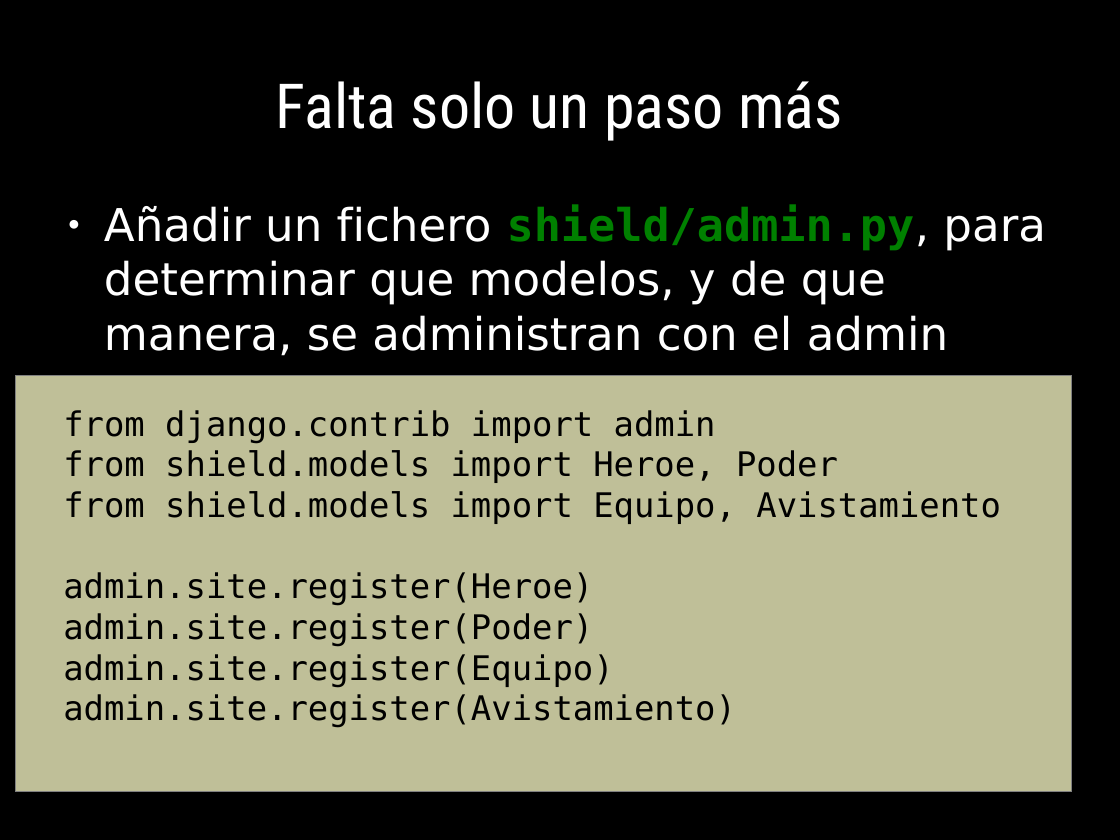
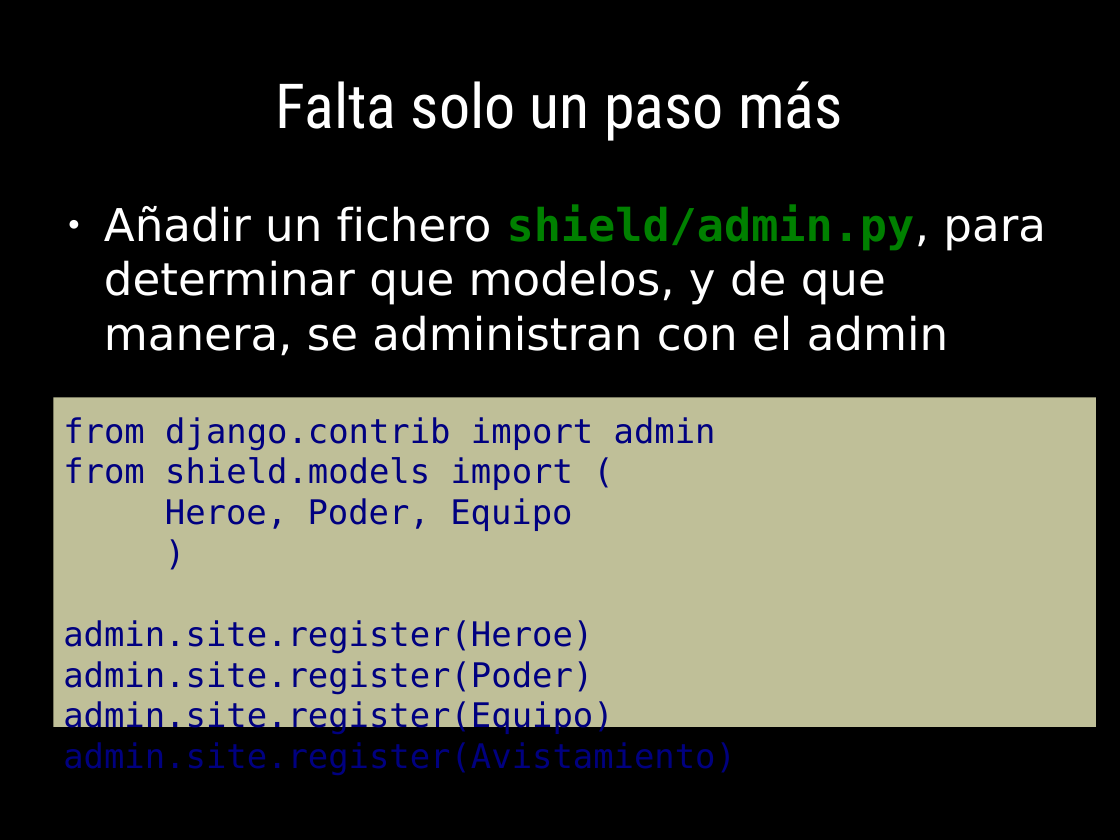
Before and after one commit to euribates/curso-django, a slide deck: slide 68 of presentacion/curso_django.odp (slide 57 before the commit). Drawn at 1120x840 pixels with LibreOffice and Linux fonts; fonts in the diff are those of the drawing. Boxes give left, top, right and bottom in pixels: in the first picture for what was removed or moved away, otherwise in the second. Text is boxed around its words. In the diff, an @@ line names an element or a change of style, - is before the commit and + after.

Commit message:
Cambio en presentacion -> Django 1.8

```diff
--- a/presentacion/curso_django.odp
+++ b/presentacion/curso_django.odp
@@ rectangle removed at (16, 376, 1072, 792) @@
@@ rectangle "from django.contrib import admin": place and size @@
-rectangle "from django.contrib import admin" at (63, 410, 1001, 727)
+rectangle "from django.contrib import admin" at (53, 397, 1096, 727)
@@ rectangle "from django.contrib import admin" at (53, 397, 1096, 727): fill none to #FFFFCC at 75% opacity @@
@@ text in rectangle at (63, 417, 736, 775): text colour #000000 to #000080 in "from django.contrib import admin", "admin.site.register(Heroe)", "admin.site.register(Poder)", "admin.site.register(Equipo)" and 1 more places @@
@@ text in rectangle at (63, 457, 573, 531): text changed; text colour #000000 to #000080 @@
-from shield.models import Heroe, Poder
-from shield.models import Equipo, Avistamiento
+from shield.models import (
+Heroe, Poder, Equipo
+)
```
Also in this commit, not shown: 31 other slides changed, 14 slides added, 2 slides removed, 11 other files.
